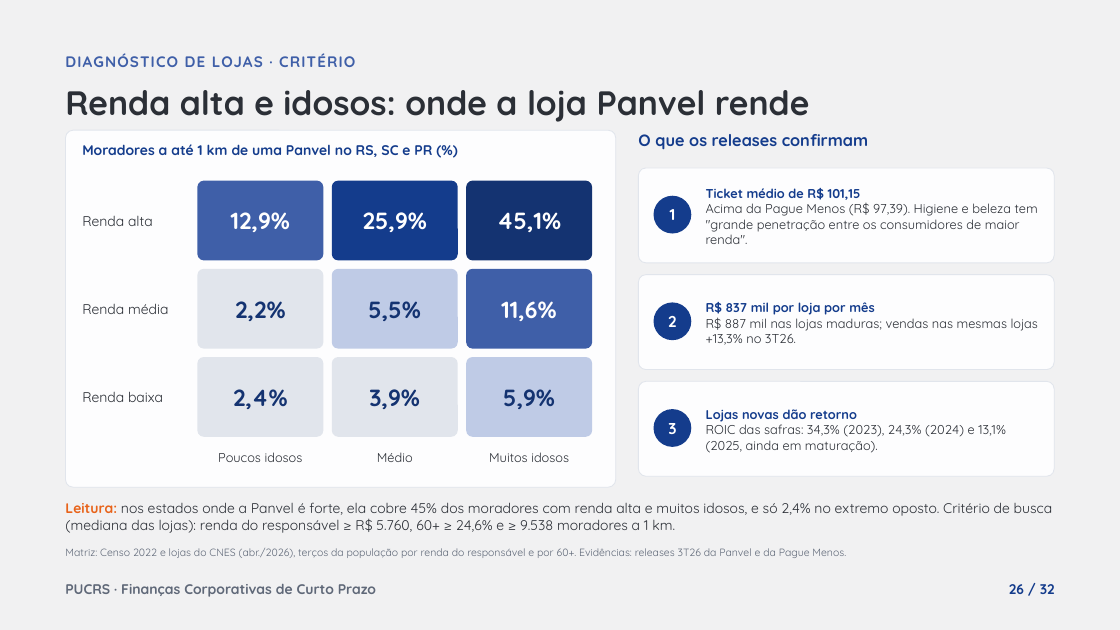
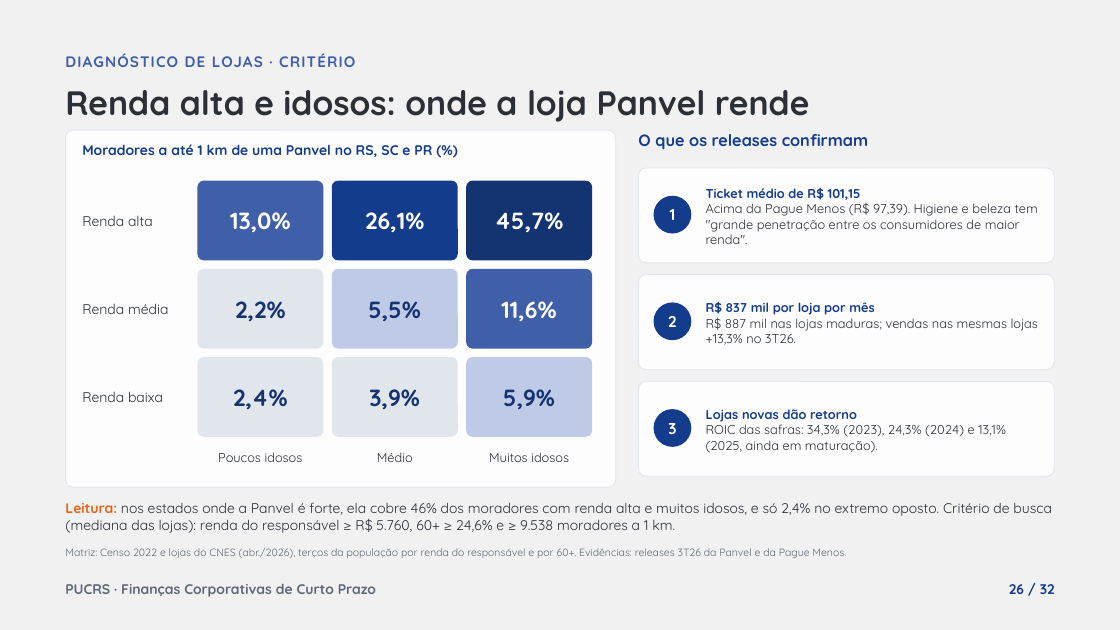
Before and after one commit to pedromartinilehn/DesenvolvimentoEconomico, a slide deck: slide 26 of farmacias/entrega2/Panvel_Entrega2_e_Diagnostico_de_Lojas.pptx. Drawn at 1120x630 pixels with LibreOffice and Linux fonts; fonts in the diff are those of the drawing. Boxes give left, top, right and bottom in pixels: in the first picture for what was removed or moved away, otherwise in the second. Text is boxed around its words. In the diff, an @@ line names an element or a change of style, - is before the commit and + after.

```diff
--- a/farmacias/entrega2/Panvel_Entrega2_e_Diagnostico_de_Lojas.pptx
+++ b/farmacias/entrega2/Panvel_Entrega2_e_Diagnostico_de_Lojas.pptx
@@ text in rounded rectangle at (x1=230, y1=212, x2=290, y2=232): text changed @@
-12,9%
+13,0%
@@ text in rounded rectangle at (x1=365, y1=212, x2=424, y2=232): text changed @@
-25,9%
+26,1%
@@ text in rounded rectangle at (x1=495, y1=212, x2=564, y2=232): text changed @@
-45,1%
+45,7%
@@ text at (x1=65, y1=502, x2=1052, y2=533): text changed @@
-Leitura: nos estados onde a Panvel é forte, ela cobre 45% dos moradores com renda alta e muitos idosos, e só 2,4% no extremo oposto. Critério de busca (mediana das lojas): renda do responsável ≥ R$ 5.760, 60+ ≥ 24,6% e ≥ 9.538 moradores a 1 km.
+Leitura: nos estados onde a Panvel é forte, ela cobre 46% dos moradores com renda alta e muitos idosos, e só 2,4% no extremo oposto. Critério de busca (mediana das lojas): renda do responsável ≥ R$ 5.760, 60+ ≥ 24,6% e ≥ 9.538 moradores a 1 km.
```
Also in this commit, not shown: 5 other slides changed, 17 other files.
